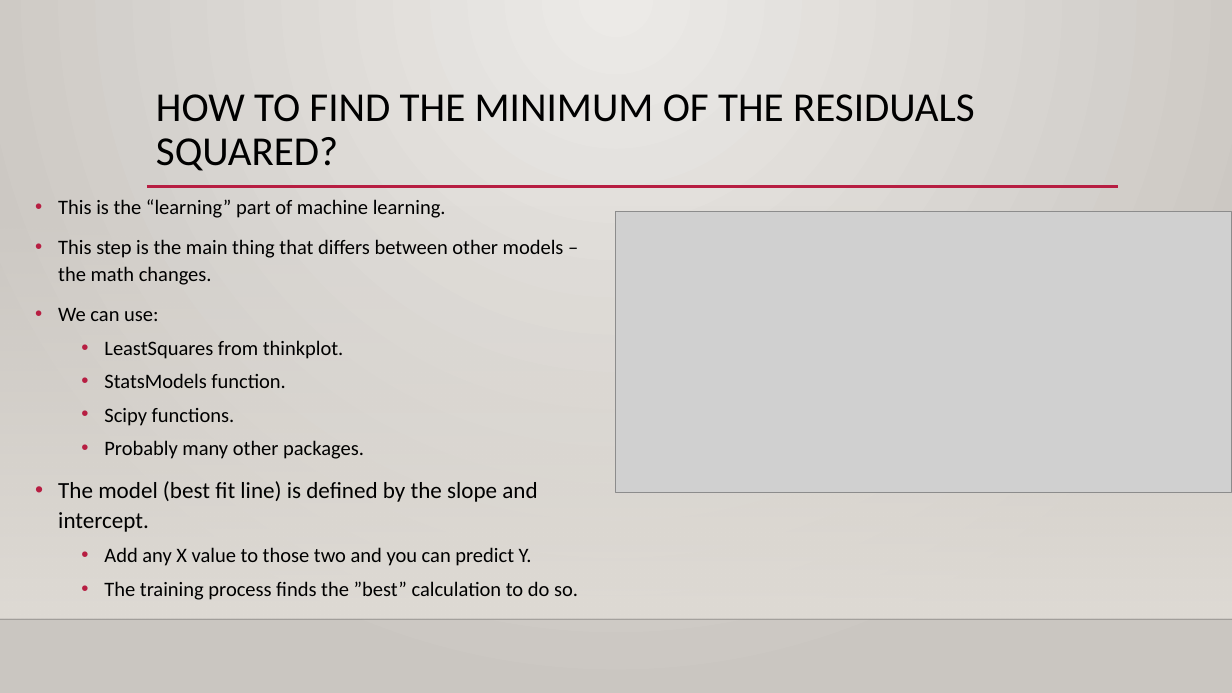
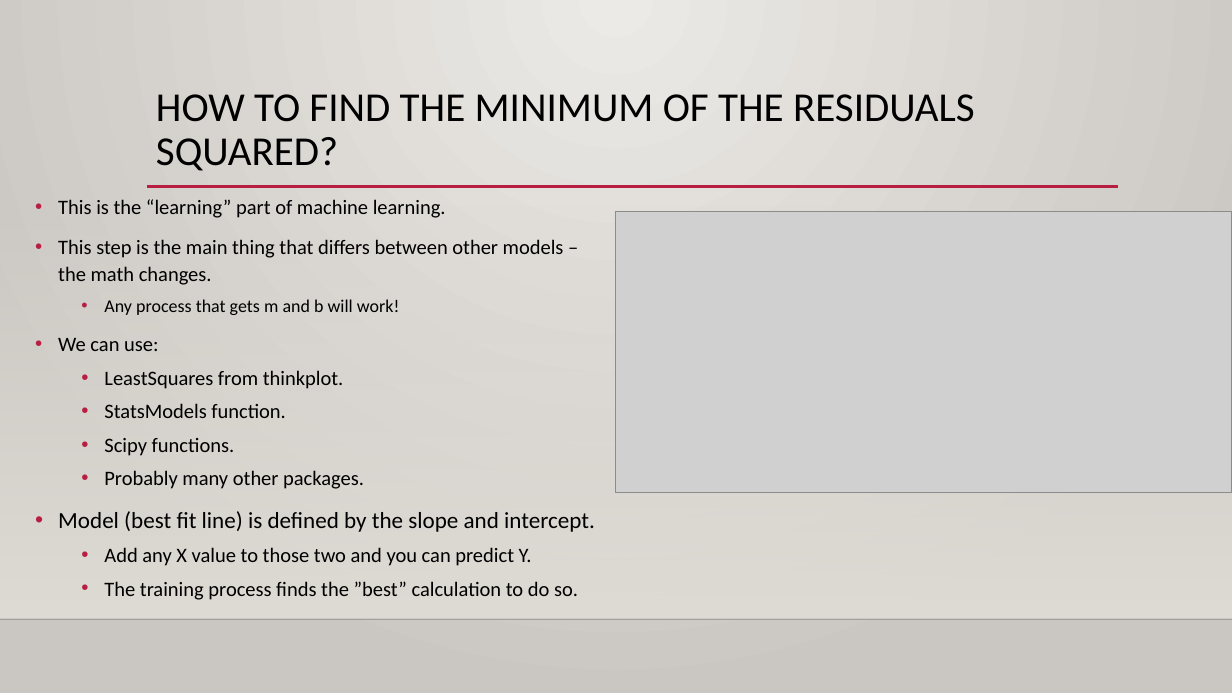
Before and after one commit to AkeemSemperDataScience/Basic_Stats_in_Python_Student_Repository, a slide deck: slide 13 of reference_material/slides/020_Linear_Least_Squares.pptx (slide 12 before the commit). Drawn at 1232x693 pixels with LibreOffice and Linux fonts; fonts in the diff are those of the drawing; grey boxes stand for pictures; background and template pictures are left out. Boxes give left, top, right and bottom in pixels: in the first picture for what was removed or moved away, otherwise in the second. Text is boxed around its words. In the diff, an @@ line names an element or a change of style, - is before the commit and + after.

```diff
--- a/reference_material/slides/020_Linear_Least_Squares.pptx
+++ b/reference_material/slides/020_Linear_Least_Squares.pptx
@@ text at (104,299,399,315): paragraph added @@
+  • Any process that gets m and b will work!
@@ text at (58,511,595,532): text changed @@
-• The model (best fit line) is defined by the slope and intercept.
+• Model (best fit line) is defined by the slope and intercept.
```
Also in this commit, not shown: 4 other slides changed, 2 slides added, 6 other files.
